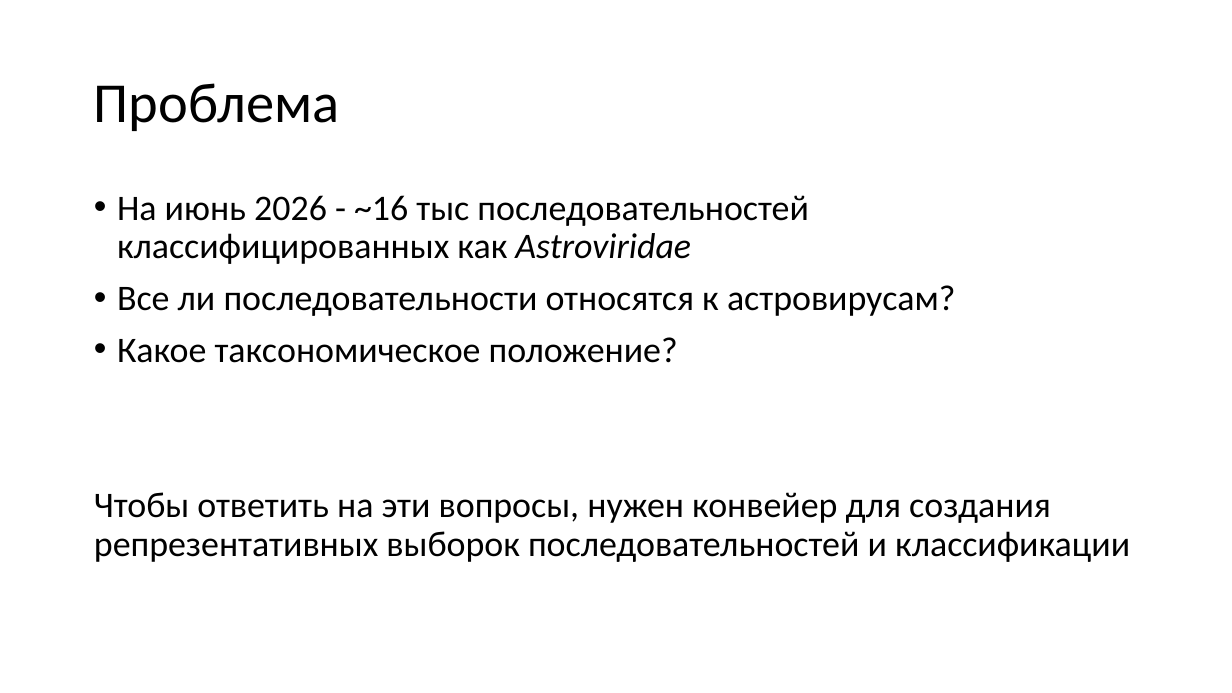
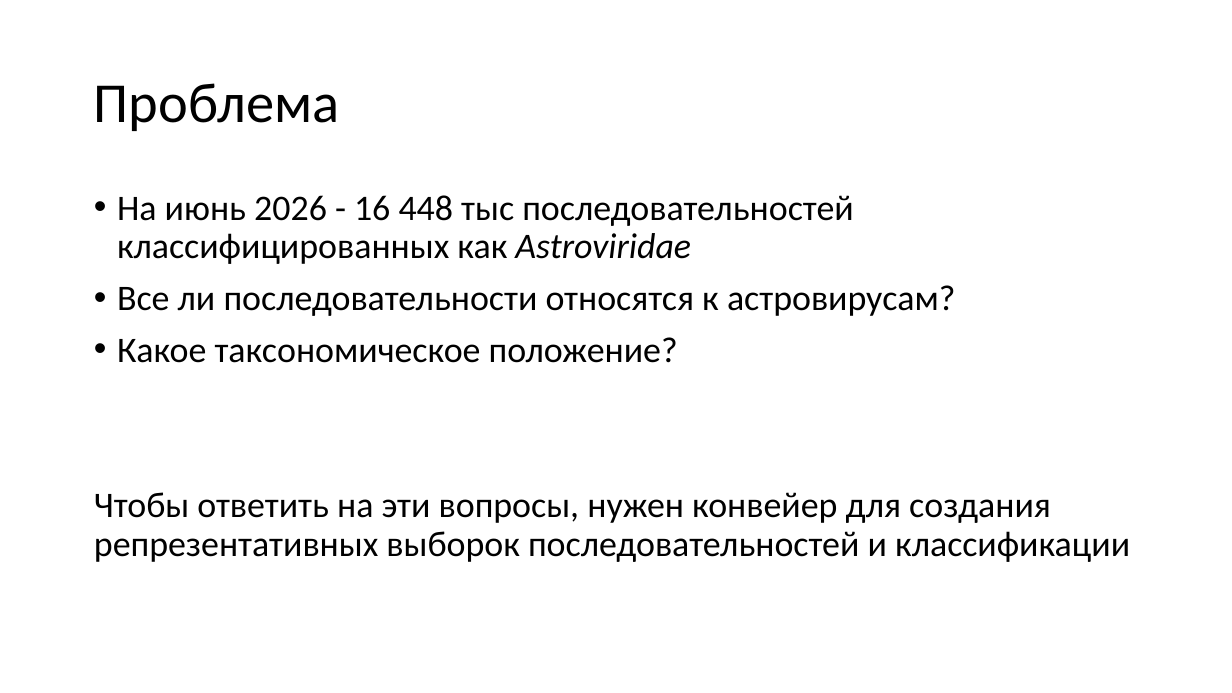
Before and after one commit to v-julia/Astroviridae_analysis, a slide deck: slide 2 of data/presentation/Report.pptx. Drawn at 1232x693 pixels with LibreOffice and Linux fonts; fonts in the diff are those of the drawing. Boxes give left, top, right and bottom in pixels: in the first picture for what was removed or moved away, otherwise in the second. Text is boxed around its words. In the diff, an @@ line names an element or a change of style, - is before the commit and + after.

```diff
--- a/data/presentation/Report.pptx
+++ b/data/presentation/Report.pptx
@@ text at (117, 195, 854, 264): text changed @@
-• На июнь 2026 - ~16 тыс последовательностей классифицированных как Astroviridae
+• На июнь 2026 - 16 448 тыс последовательностей классифицированных как Astroviridae
```
Also in this commit, not shown: 1 other slide changed, 4 slides added, 30 other files.
